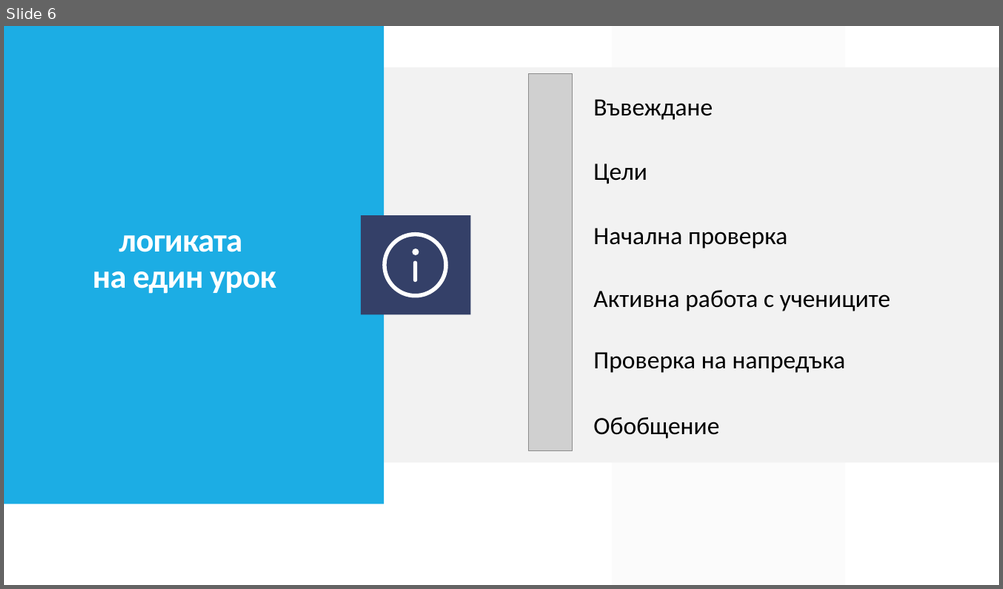
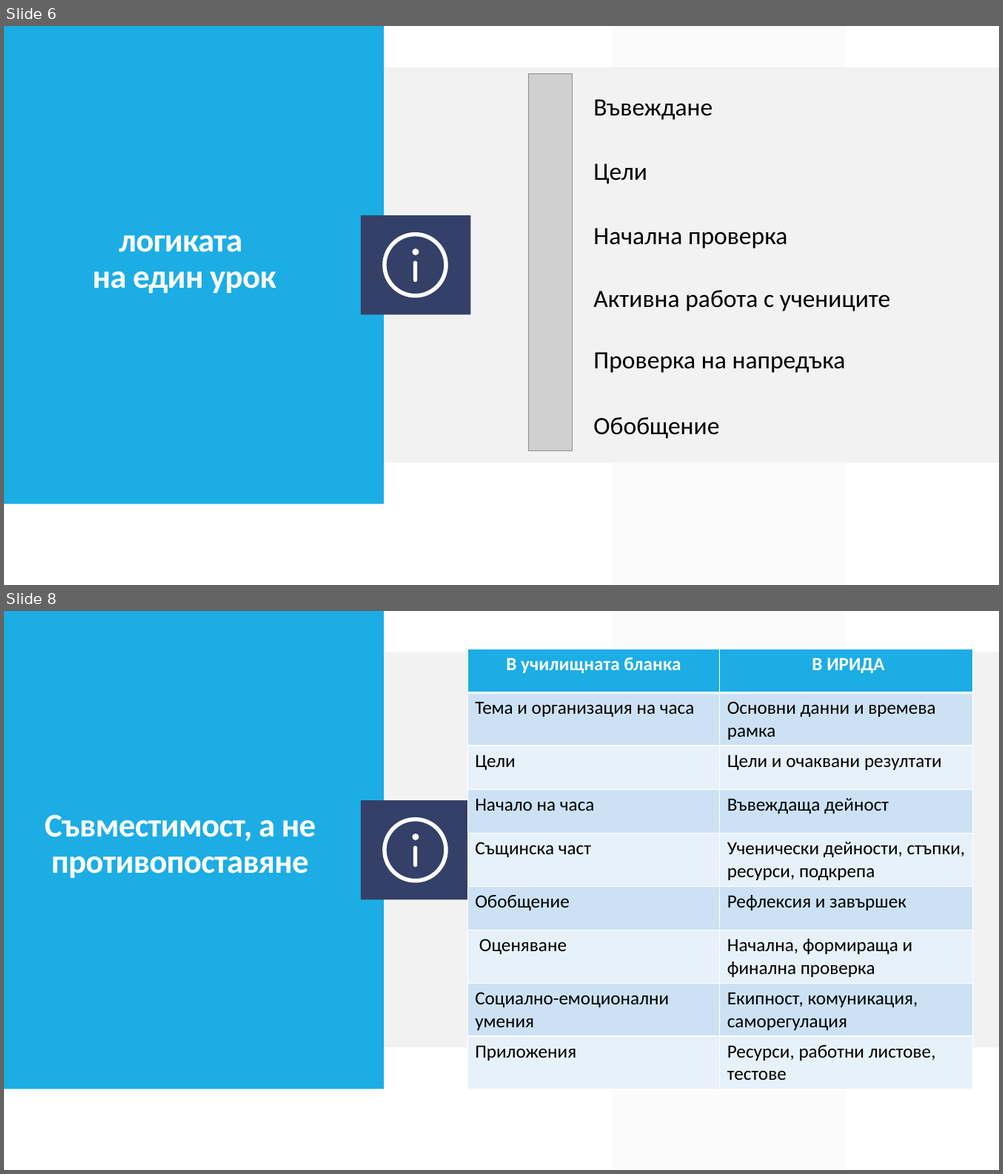
Before and after one commit to gimas-bansko/IRIDA, a slide deck: Проект/Представяне/ИРИДА.pptx. Shown one above the other, each under a label of ours: slide 6 before the commit, slides 6 and 8 after it; the slides between them are not shown. The pictures are 1003x589 and 1003x1174 pixels, drawn with LibreOffice and Linux fonts; fonts in the diff are those of the drawing; grey boxes stand for pictures. Boxes give left, top, right and bottom in pixels: in the first picture for what was removed or moved away, otherwise in the second. Text is boxed around its words. In the diff, an @@ line names an element or a change of style, - is before the commit and + after.

```diff
--- a/Проект/Представяне/ИРИДА.pptx
+++ b/Проект/Представяне/ИРИДА.pptx
@@ slide 8 added at <box>4,611,999,1170</box>, background #FFFFFF; not listed: 4 template elements that a slide beside it also shows @@
@@ table added at <box>467,649,973,1086</box>, 9 rows, 2 columns @@
+В училищната бланка | В ИРИДА
+Тема и организация на часа | Основни данни и времева рамка
+Цели | Цели и очаквани резултати
+Начало на часа | Въвеждаща дейност
+Същинска част | Ученически дейности, стъпки, ресурси, подкрепа
+Обобщение | Рефлексия и завършек
+Оценяване | Начална, формираща и финална проверка
+Социално-емоционални умения | Екипност, комуникация, саморегулация
+Приложения | Ресурси, работни листове, тестове
@@ title added at <box>45,815,316,878</box>, 32 pt, text #FFFFFF, bold @@
+Съвместимост, а не противопоставяне
@@ freeform shape added at <box>382,817,448,883</box>, fill #FFFFFF @@
@@ freeform shape added at <box>412,834,418,840</box>, fill #FFFFFF @@
@@ freeform shape added at <box>413,846,417,867</box>, fill #FFFFFF @@
```
Also in this commit, not shown: 2 slides changed, 3 other slides added, 4 slides removed, 3 other files.
